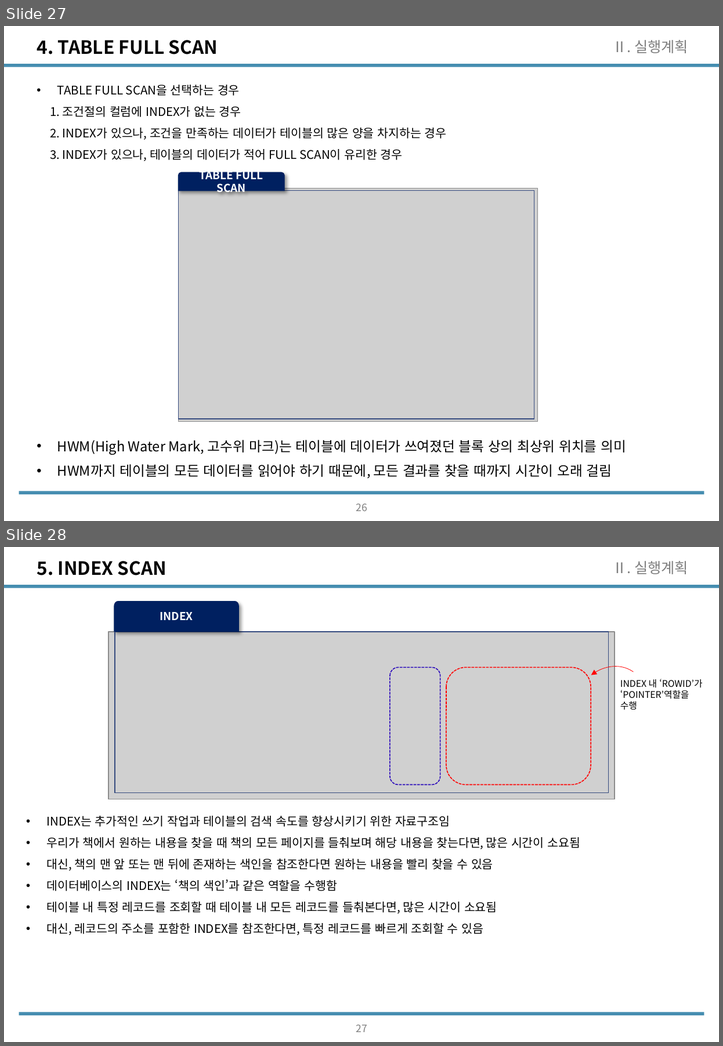
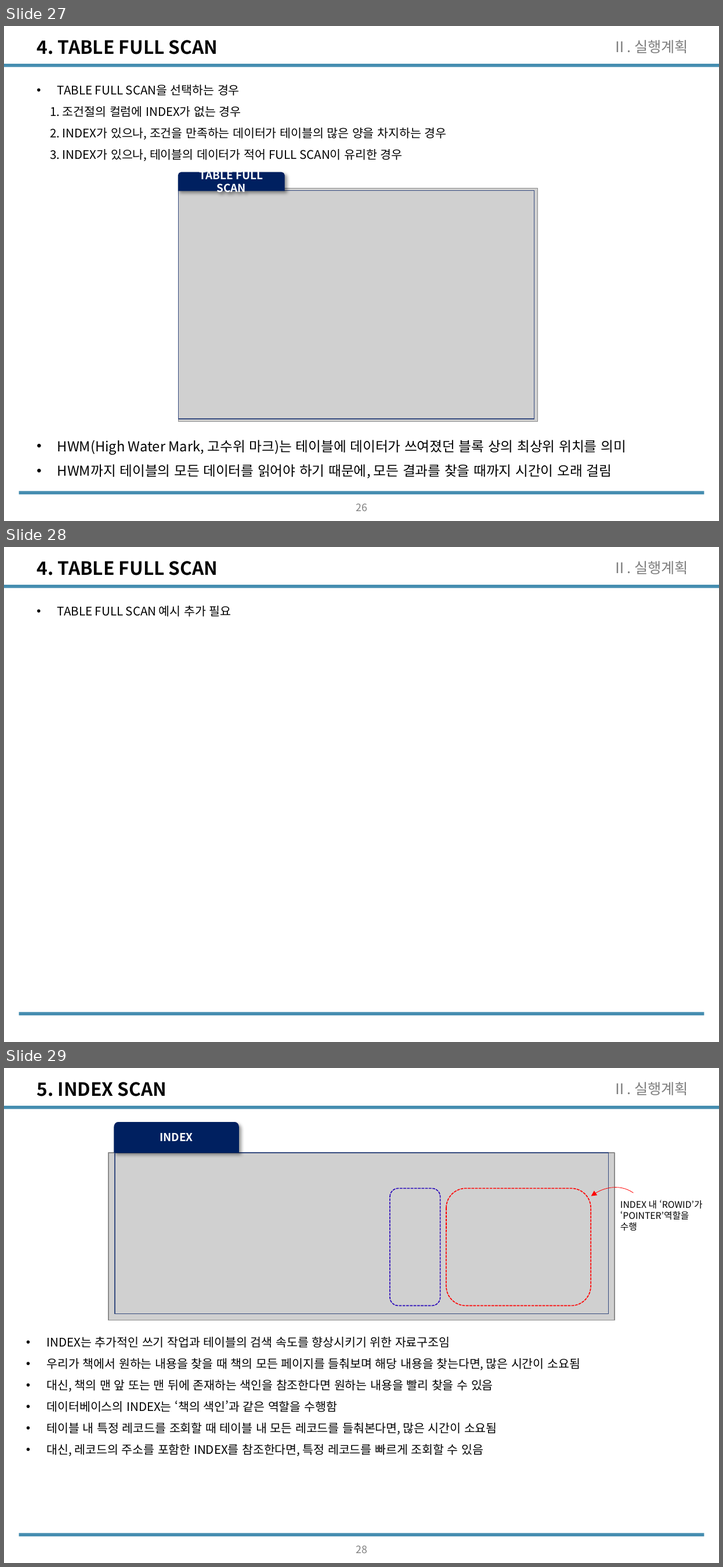
Before and after one commit to wooseok1152/SQL, a slide deck: SQL_seminar/SQL중상급활용_CH2.pptx. Shown one above the other, each under a label of ours: slides 27 and 28 before the commit, slides 27, 28 and 29 after it. The pictures are 723x1046 and 723x1567 pixels, drawn with LibreOffice and Linux fonts; fonts in the diff are those of the drawing; grey boxes stand for pictures. Boxes give left, top, right and bottom in pixels: in the first picture for what was removed or moved away, otherwise in the second. Text is boxed around its words. In the diff, an @@ line names an element or a change of style, - is before the commit and + after.

Commit message:
ch2 update(scan operation examples & join operation left)

```diff
--- a/SQL_seminar/SQL중상급활용_CH2.pptx
+++ b/SQL_seminar/SQL중상급활용_CH2.pptx
@@ slide 28 added at [4, 547, 719, 1042], background #FFFFFF; not listed: 2 template elements that a slide beside it also shows @@
@@ title added at [37, 561, 217, 575], 20 pt, text #000000, bold @@
+4. TABLE FULL SCAN
@@ text added at [612, 561, 688, 574], 16 pt, text #808080 @@
+Ⅱ. 실행계획
@@ text added at [57, 606, 231, 617], 13 pt, text #000000 @@
+• TABLE FULL SCAN 예시 추가 필요
@@ what was slide 28 is now slide 29 @@
@@ page number at [355, 1545, 366, 1553]: text changed @@
-27
+28
```
Also in this commit, not shown: 1 slide changed, 1 other slide added.
